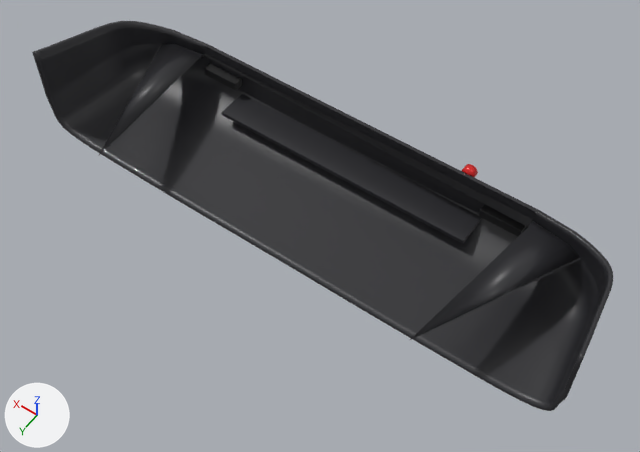
The glTF model car-model/out/FrontBumper_Stock.glb: old version first, new version second.
Before and after are seen from a camera (50 mm lens) standing at (-1.073, -0.443, 2.47) and looking at (-0.076, -1.838, 0.277). Arrows for +X, +Y and +Z are at lower left; the lights stay in place. The older version comes first. Where no turn or scale is listed for an object, it has been applied to the vertices. Vertices at exactly the same position are counted once.

Objects in the first picture: 'FrontBumper_Stock'.
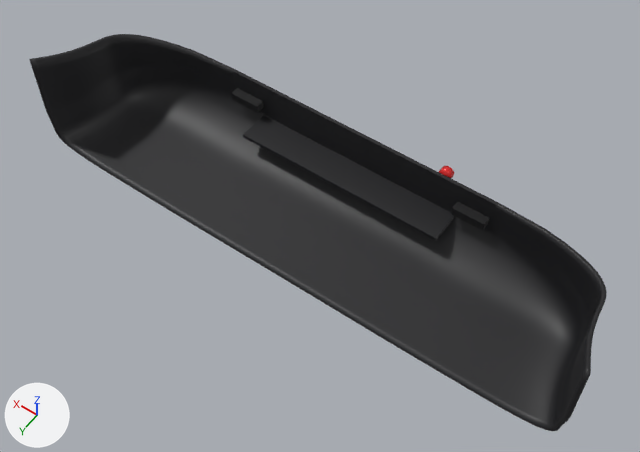
Changed parts and their boxes (x1, y1, x2, y2) in the pictures (640 x 452 px; the box of a moved part takes in the faces that stretch with it):
'FrontBumper_Stock', reshaped
    before: (32, 21, 613, 411)
    after: (29, 34, 607, 431)
part 1 of me_frontbumper_stock, moved or reshaped
    before: (221, 94, 481, 244)
    after: (243, 115, 454, 241)
part 2 of me_frontbumper_stock, moved or reshaped
    before: (479, 205, 526, 236)
    after: (451, 202, 489, 231)
part 3 of me_frontbumper_stock, moved or reshaped
    before: (204, 63, 242, 90)
    after: (232, 88, 263, 113)
part 4 of me_frontbumper_stock, moved or reshaped
    before: (462, 164, 478, 177)
    after: (439, 166, 454, 178)
part 5 of me_frontbumper_stock, moved or reshaped
    before: (32, 21, 613, 411)
    after: (29, 34, 607, 431)

The change, as a diff of the scene's bpy script:
```diff
--- a/car-model/out/FrontBumper_Stock.glb.py
+++ b/car-model/out/FrontBumper_Stock.glb.py
@@ me_frontbumper_stock @@
 # used by ob_frontbumper_stock; location = (0.0, 0.0, 0.0)
-me_frontbumper_stock.from_pydata(...)  # 2712 vertices, 5396 faces; spans x -0.97..0.97, y -2.19..-1.56, z 0.2..0.56
+me_frontbumper_stock.from_pydata(...)  # 2712 vertices, 5396 faces; spans x -1.0..1.0, y -2.19..-1.7, z 0.11..0.51
+# me_frontbumper_stock part 1: the loose piece of 8 vertices spanning x -0.48..0.48, y -2.19..-2.03, z 0.29..0.3 is scaled about its middle by (0.811, 1, 1), then moved by (0.0, 0.0, -0.06)
+# me_frontbumper_stock part 2: the loose piece of 8 vertices spanning x -0.62..-0.48, y -2.17..-2.12, z 0.34..0.37 is scaled about its middle by (0.811, 1, 1.01), then moved by (0.1, 0.0, -0.06)
+# me_frontbumper_stock part 3: the loose piece of 8 vertices spanning x 0.48..0.62, y -2.17..-2.12, z 0.34..0.37 is scaled about its middle by (0.811, 1, 1.01), then moved by (-0.1, 0.0, -0.06)
+# me_frontbumper_stock part 4: the loose piece of 32 vertices spanning x -0.42..-0.37, y -2.19..-2.16, z 0.41..0.45 is moved by (0.07, 0.0, -0.06)
+# me_frontbumper_stock part 5: 2640 of 2712 vertices moved; they spanned x -0.97..0.97, y -2.16..-1.56, z 0.2..0.56 and now span x -1.0..1.0, y -2.16..-1.7, z 0.11..0.51; mean shift (0.0, 0.0, -0.08); largest move (0.56, -1.56, 0.44) -> (0.68, -2.13, 0.32)
+# other edits to the shape of me_frontbumper_stock do not show in these pictures
 me_frontbumper_stock.materials.append(mat_carbon)
```
